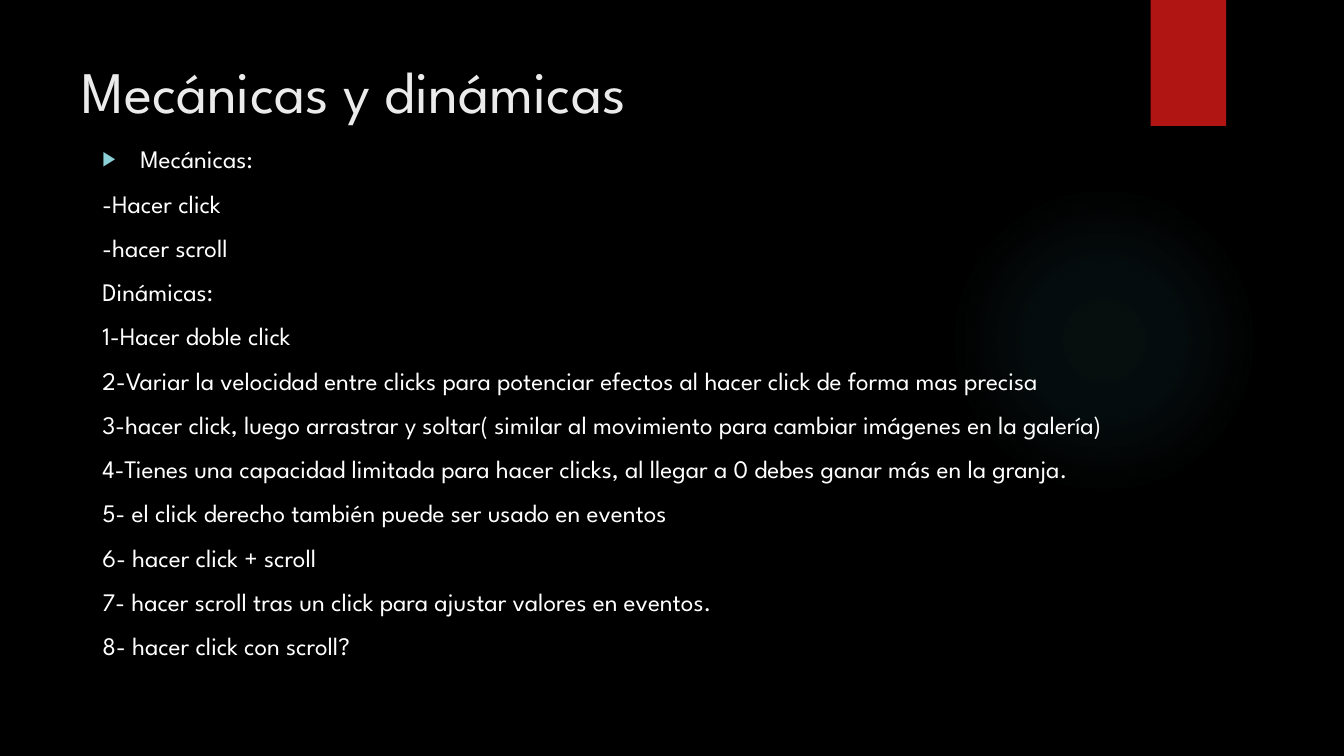
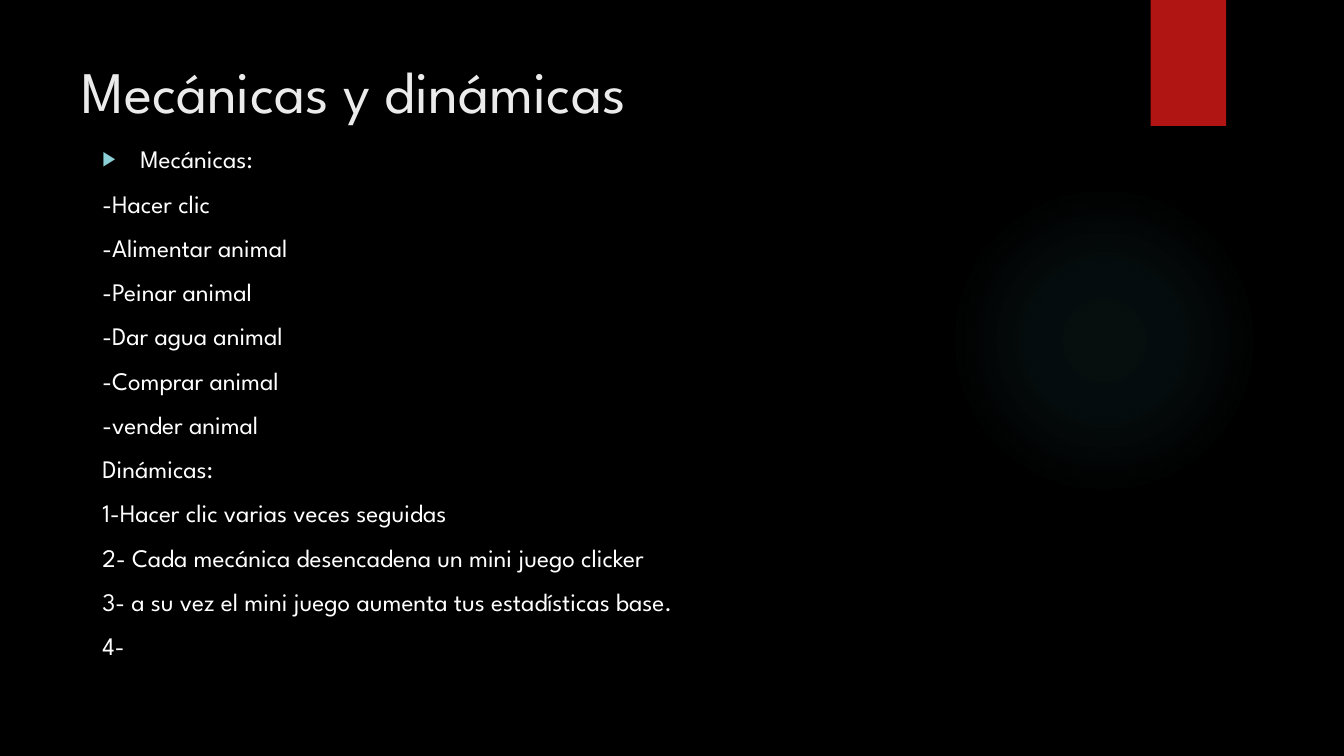
Before and after one commit to CristopherNicolas/Animales-Trabajo, a slide deck: slide 6 of Game design document farmGochi.pptx. Drawn at 1344x756 pixels with LibreOffice and Linux fonts; fonts in the diff are those of the drawing; background and template pictures are left out. Boxes give left, top, right and bottom in pixels: in the first picture for what was removed or moved away, otherwise in the second. Text is boxed around its words. In the diff, an @@ line names an element or a change of style, - is before the commit and + after.

```diff
--- a/Game design document farmGochi.pptx
+++ b/Game design document farmGochi.pptx
@@ text at (102, 195, 287, 435): text changed @@
--Hacer click
--hacer scroll
+-Hacer clic
+-Alimentar animal
+-Peinar animal
+-Dar agua animal
+-Comprar animal
+-vender animal
@@ text at (102, 504, 672, 655): text changed @@
-1-Hacer doble click
-2-Variar la velocidad entre clicks para potenciar efectos al hacer click de forma mas precisa
-3-hacer click, luego arrastrar y soltar( similar al movimiento para cambiar imágenes en la galería)
-4-Tienes una capacidad limitada para hacer clicks, al llegar a 0 debes ganar más en la granja.
-5- el click derecho también puede ser usado en eventos
-6- hacer click + scroll
-7- hacer scroll tras un click para ajustar valores en eventos.
-8- hacer click con scroll?
+1-Hacer clic varias veces seguidas
+2- Cada mecánica desencadena un mini juego clicker
+3- a su vez el mini juego aumenta tus estadísticas base.
+4-
```
Also in this commit, not shown: 3 other slides changed, 41 other files.
